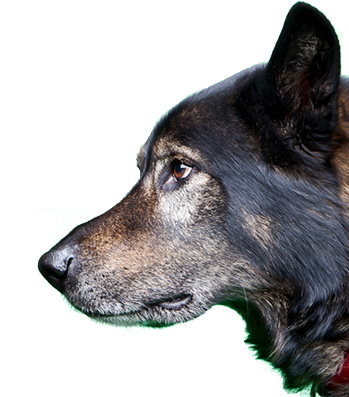
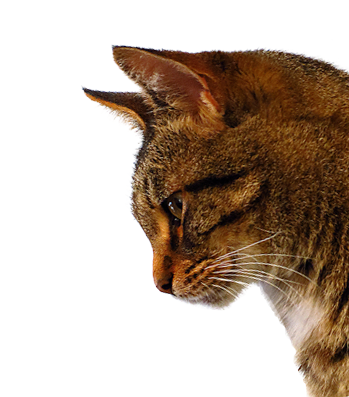
Revision of a layered 349 × 397 image; what changed, layer by layer:
showed "Layer 4", painted on it over 37, 0, 349, 397
hid "Layer 0", painted on it over 37, 0, 349, 397
